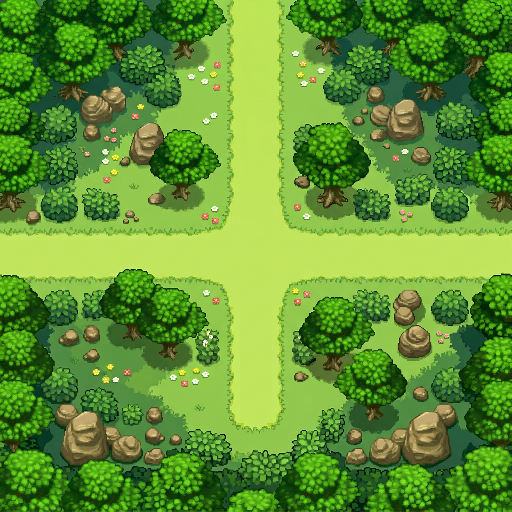
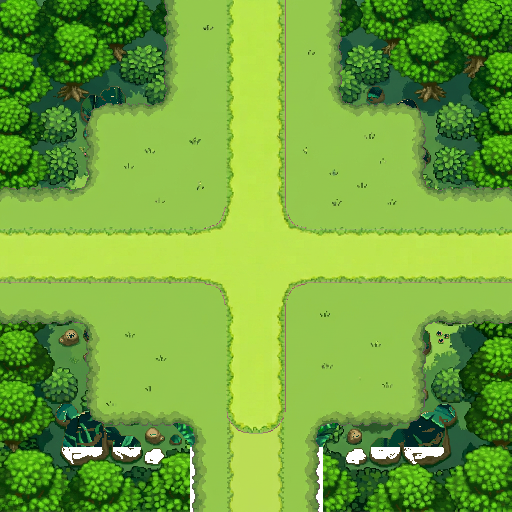
Layer changes from the first 512px x 512px image to the second:
painted on "01_sol" over (x1=0, y1=0, x2=512, y2=512)
painted on "02_chemin" over (x1=0, y1=0, x2=512, y2=497)
painted on "03_arbres" over (x1=0, y1=0, x2=512, y2=426)
painted on "04_buissons" over (x1=0, y1=0, x2=512, y2=426)
painted on "05_rochers" over (x1=26, y1=62, x2=456, y2=465)
painted on "06_fleurs" over (x1=2, y1=51, x2=512, y2=458)
moved "08_acces_E" above "08_acces_N" over (x1=481, y1=224, x2=512, y2=288)
